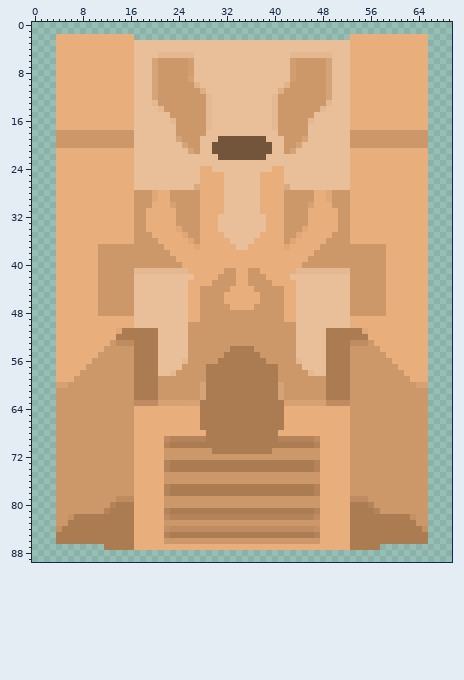
Two versions of one sprite sheet, sprites/units/american/ATGM-Vehicle-full.png. The picture above was drawn from the file before the commit.
The file is 70x90 pixels. Colours within 5 levels of each other are drawn and written as one.
And afterwards:
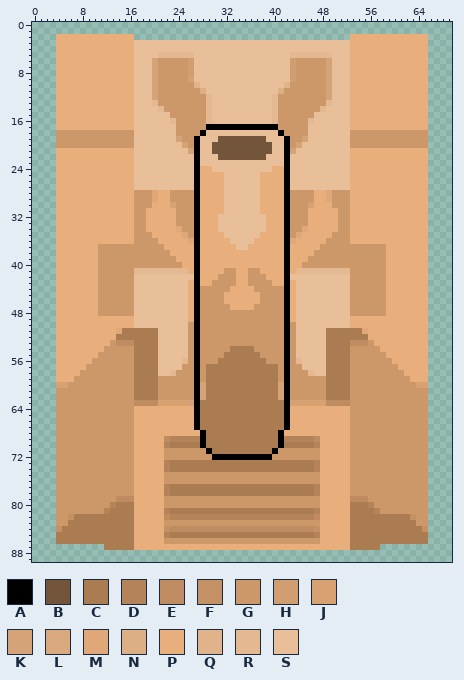
Palette (. is transparent): A #000000  B #73553c  C #ab7b52  D #b48359  E #be8c60  F #c49164  G #cc986a  H #d09e71  J #d7a171  K #d4a377  L #d9aa7f  M #e0a878  N #dcaf85  P #e8af7d  Q #e0b38b  R #e4b992  S #e8bf99
From old to new:
Changed rows in their new state; - is an unchanged pixel.
first column x 27:
17 --AAAAAAAAAAAA--
18 -A------------A-
19 A--------------A
20 A--------------A
21 A--------------A
22 A--------------A
23 A--------------A
24 A--------------A
25 A--------------A
26 A--------------A
27 A--------------A
28 A--------------A
29 A--------------A
30 A--------------A
31 A--------------A
32 A--------------A
33 A--------------A
34 A--------------A
35 A--------------A
36 A--------------A
37 A--------------A
38 A--------------A
39 A--------------A
40 A--------------A
41 A--------------A
42 A--------------A
43 A--------------A
44 A--------------A
45 A--------------A
46 A--------------A
47 A--------------A
48 A--------------A
49 A--------------A
50 A--------------A
51 A--------------A
52 A--------------A
53 A--------------A
54 A--------------A
55 A--------------A
56 A--------------A
57 A--------------A
58 A--------------A
59 A--------------A
60 A--------------A
61 A--------------A
62 A--------------A
63 A--------------A
64 A--------------A
65 A--------------A
66 A--------------A
67 A--------------A
68 -A------------A-
69 -A------------A-
70 -A------------A-
71 --A----------A--
72 ---AAAAAAAAAA---
